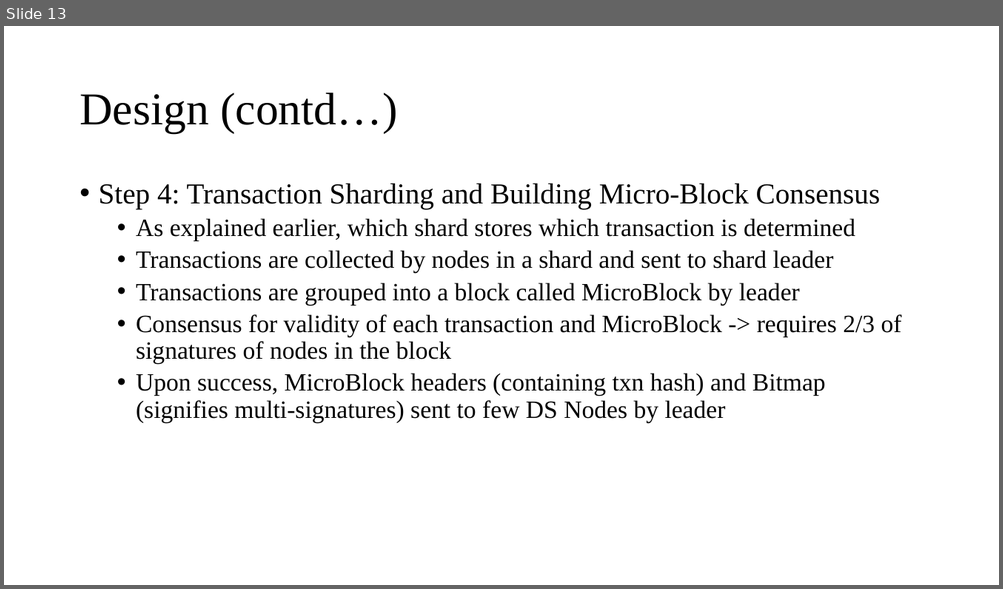
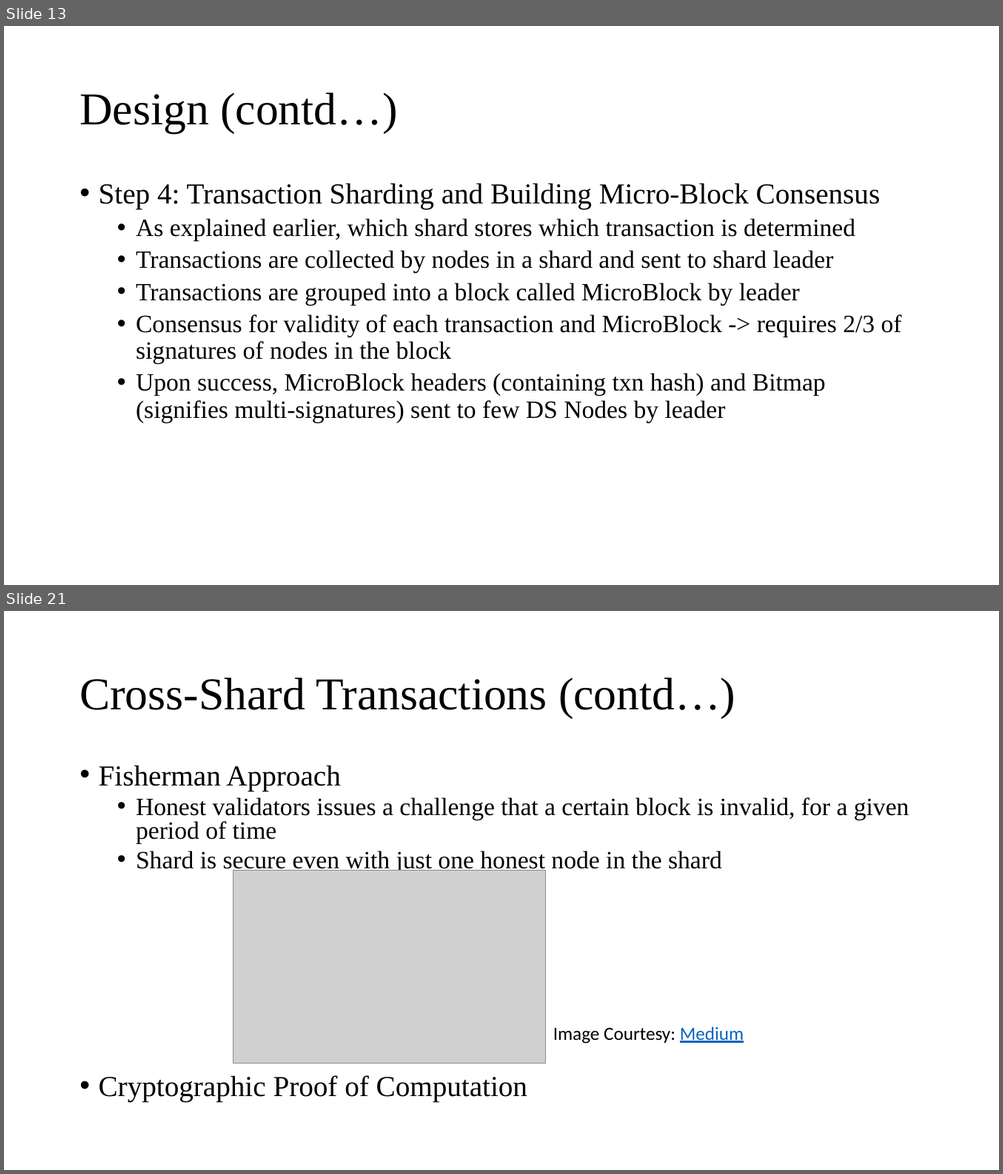
Before and after one commit to Tsajan/2018FallSemPOSTECH, a slide deck: CSED601 Dependable Computing/Sharding.pptx. Shown one above the other, each under a label of ours: slide 13 before the commit, slides 13 and 21 after it; the slides between them are not shown. The pictures are 1003x589 and 1003x1174 pixels, drawn with LibreOffice and Linux fonts; fonts in the diff are those of the drawing; grey boxes stand for pictures. Boxes give left, top, right and bottom in pixels: in the first picture for what was removed or moved away, otherwise in the second. Text is boxed around its words. In the diff, an @@ line names an element or a change of style, - is before the commit and + after.

```diff
--- a/CSED601 Dependable Computing/Sharding.pptx
+++ b/CSED601 Dependable Computing/Sharding.pptx
@@ slide 21 added at (4, 611, 999, 1170), background #FFFFFF @@
@@ title added at (79, 678, 735, 718), 44 pt, text #000000 @@
+Cross-Shard Transactions (contd…)
@@ text added at (99, 765, 909, 1102), 24 pt, text #000000 @@
+• Fisherman Approach
+  • Honest validators issues a challenge that a certain block is invalid, for a given period of time
+  • Shard is secure even with just one honest node in the shard
+• Cryptographic Proof of Computation
@@ picture added at (233, 871, 546, 1064) @@
@@ text added at (553, 1027, 743, 1044), 18 pt, text #000000 @@
+Image Courtesy: Medium
```
Also in this commit, not shown: 11 slides changed, 5 other slides added, 2 other files.
